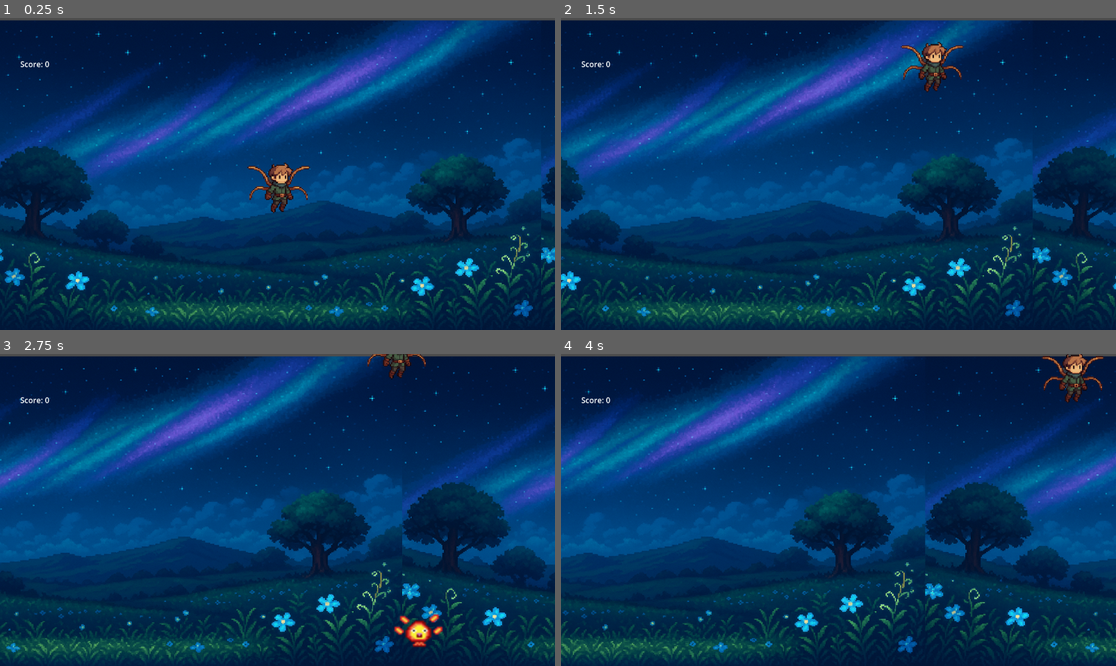
Above: before the commit, frames 1-4 (two rows, left to right).
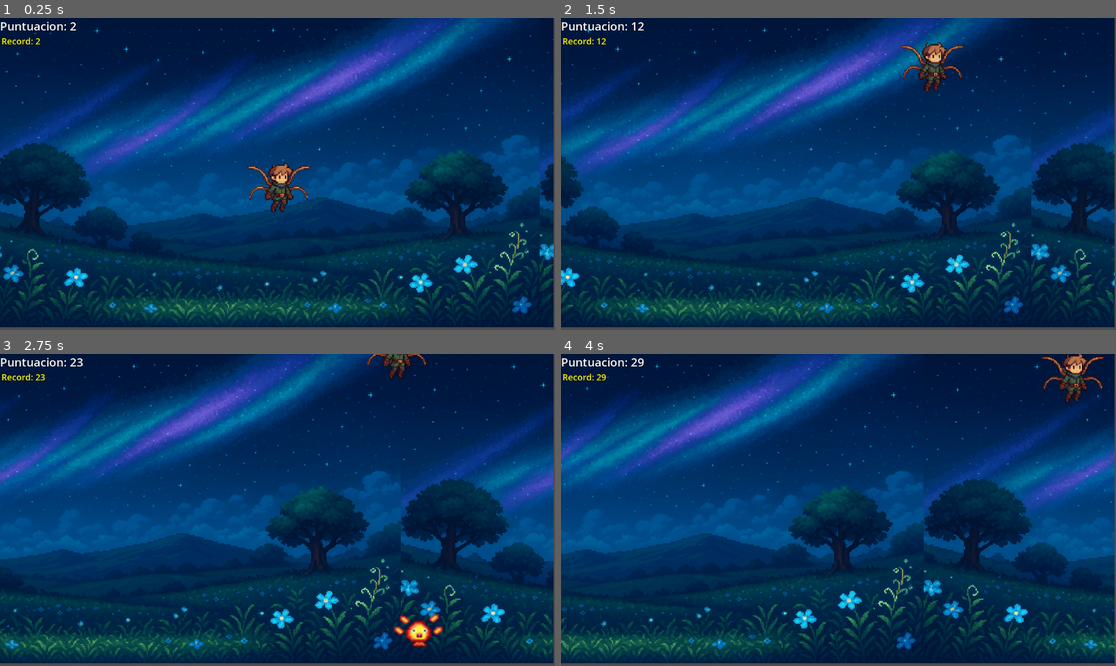
Above: after the commit, the same moments.

Repository: Pachuzo/ProjectP
Game: Godot game, scene res://main.tscn
Same seed, same stepped clock (60 frames per second), same inputs: the game is played once before the commit and once after it.
Inputs (mouse positions are in pixels of both pictures, inside the frame that each line leads up to):
- Up to frame 1 (0.25 s): no input
- Up to frame 2 (1.5 s): tap Enter (ui_accept) at 0.5, 0.77 s; move the mouse to (960, 158) at 0.52 s; hold Right (ui_right) 0.53-1.28 s; hold Space 0.53-1.28 s; click (960, 158) at 0.67 s; move the mouse to (727, 189) at 1.27 s; hold Left (ui_left) from 1.28 s (still down); tap Space at 1.35 s
- Up to frame 3 (2.75 s): tap Enter (ui_accept) at 1.52 s; move the mouse to (333, 441) at 2.02 s; release Left (ui_left) at 2.03 s; hold Right (ui_right) from 2.03 s (still down); hold Space from 2.03 s (still down)
- Up to frame 4 (4 s): move the mouse to (810, 572) at 2.77 s; release Space at 2.78 s; tap Space at 2.85 s; click (810, 572) at 2.92 s; tap Enter (ui_accept) at 3.02 s; release Right (ui_right) at 3.5 s; click "Ver anuncio y continuar" at 3.5 s

The runs differ from the first frame. In frame 1, 13% of the frame differs, in the area x 0-100%, y 0-100%; in frame 2, 13%; in frame 3, 13%; in frame 4, 13%.

Commit message:
añadir menu, high score, registro del high score, anuncio y mejoras de puntuacion

Diff:
--- a/GameOverMenu.tscn
+++ b/GameOverMenu.tscn
@@ -1,10 +1,20 @@
-[gd_scene load_steps=3 format=3 uid="uid://bqlnrw8liqyii"]
+[gd_scene load_steps=6 format=3 uid="uid://bqlnrw8liqyii"]
 
 [ext_resource type="Script" uid="uid://dmr55icd3m22o" path="res://canvas_layer.gd" id="1_gla7p"]
 
 [sub_resource type="LabelSettings" id="LabelSettings_gla7p"]
 font_size = 30
 font_color = Color(0.501961, 0, 0, 0.6)
+
+[sub_resource type="LabelSettings" id="LabelSettings_5e8aq"]
+font_color = Color(1, 1, 0.807843, 1)
+
+[sub_resource type="LabelSettings" id="LabelSettings_vuawn"]
+font_color = Color(1, 1, 0.164706, 1)
+
+[sub_resource type="LabelSettings" id="LabelSettings_d1n33"]
+line_spacing = 5.0
+paragraph_spacing = 1.0
 
 [node name="GameOverMenu" type="CanvasLayer"]
 process_mode = 2
@@ -68,3 +78,19 @@
 [node name="Button_GoMenu" type="Button" parent="ColorRect/CenterContainer/PanelContainer/Panel/VBoxContainer"]
 layout_mode = 2
 text = "Ir al menú"
+
+[node name="final_score_label" type="Label" parent="ColorRect/CenterContainer/PanelContainer/Panel/VBoxContainer"]
+layout_mode = 2
+label_settings = SubResource("LabelSettings_5e8aq")
+horizontal_alignment = 1
+vertical_alignment = 1
+
+[node name="high_score_label" type="Label" parent="ColorRect/CenterContainer/PanelContainer/Panel/VBoxContainer"]
+layout_mode = 2
+label_settings = SubResource("LabelSettings_vuawn")
+horizontal_alignment = 1
+vertical_alignment = 1
+
+[node name="new_record_label" type="Label" parent="ColorRect/CenterContainer/PanelContainer/Panel/VBoxContainer"]
+layout_mode = 2
+label_settings = SubResource("LabelSettings_d1n33")
--- /dev/null
+++ b/Sprites/score_manager.gd
@@ -0,0 +1 @@
+extends Node
--- /dev/null
+++ b/Sprites/score_manager.tscn
@@ -0,0 +1,6 @@
+[gd_scene load_steps=2 format=3 uid="uid://deq7t28hq7rj5"]
+
+[ext_resource type="Script" uid="uid://56hx25cb775v" path="res://score_manager.gd" id="1_ni4yf"]
+
+[node name="ScoreManager" type="Node"]
+script = ExtResource("1_ni4yf")
--- a/area_2d.gd
+++ b/area_2d.gd
@@ -33,6 +33,7 @@
 		# Imprimimos un mensaje en la consola para depuración.
 		print("Jugador colisionó con obstáculo")
 
+		ScoreManager.stop_scoring()  # Detiene el sumado de puntos
 		# Llamamos a la función show_game_over_menu() en el nodo principal llamado "Main".
 		# Esto muestra el menú de Game Over cuando el jugador pierde.
 		get_node("/root/Main").show_game_over_menu()
--- a/canvas_layer.gd
+++ b/canvas_layer.gd
@@ -1,40 +1,143 @@
-extends CanvasLayer  # Usa Node2D si no estás usando CanvasLayer
+extends CanvasLayer
 
+# REFERENCIAS A LOS BOTONES Y LABELS DE LA INTERFAZ
 @onready var continue_button = $ColorRect/CenterContainer/PanelContainer/Panel/VBoxContainer/Button_ContinueAdvertise
 @onready var restart_button = $ColorRect/CenterContainer/PanelContainer/Panel/VBoxContainer/Button_Restart
 @onready var menu_button = $ColorRect/CenterContainer/PanelContainer/Panel/VBoxContainer/Button_GoMenu
+@onready var final_score_label = $ColorRect/CenterContainer/PanelContainer/Panel/VBoxContainer/final_score_label
+@onready var high_score_label = $ColorRect/CenterContainer/PanelContainer/Panel/VBoxContainer/high_score_label
+@onready var new_record_label = $ColorRect/CenterContainer/PanelContainer/Panel/VBoxContainer/new_record_label
 
 func _ready():
-	hide()  # Ocultar el menú al iniciar
+	# Función que se ejecuta cuando el menú se carga
+	hide()  # Oculta el menú al inicio (solo se muestra cuando el juego termina)
 
-	continue_button.pressed.connect(_on_continue_pressed)
-	restart_button.pressed.connect(_on_restart_pressed)
-	menu_button.pressed.connect(_on_menu_pressed)
+	# DEBUG: Verificar que todos los nodos existen
+	print("=== INICIANDO MENÚ GAME OVER ===")
+	print("Continue Button: ", continue_button != null)
+	print("Restart Button: ", restart_button != null)
+	print("Menu Button: ", menu_button != null)
+	print("Final Score Label: ", final_score_label != null)
+	print("High Score Label: ", high_score_label != null)
+	print("New Record Label: ", new_record_label != null)
+
+	# CONECTAR SEÑALES DE LOS BOTONES A SUS FUNCIONES
+	continue_button.pressed.connect(_on_continue_pressed)  # Cuando se presiona Continuar
+	restart_button.pressed.connect(_on_restart_pressed)    # Cuando se presiona Reiniciar
+	menu_button.pressed.connect(_on_menu_pressed)          # Cuando se presiona Menú Principal
+
+	# Configurar el label de nuevo récord (inicialmente oculto)
+	if new_record_label != null:
+		new_record_label.hide()  # Oculta el mensaje de nuevo récord al inicio
+	else:
+		print("ERROR: NewRecordLabel no encontrado!")
 
 func show_menu():
-	show()
-	get_tree().paused = true
+	"""Función para mostrar el menú de Game Over"""
+	print("Mostrando menú de Game Over...")
+	show()                          # Hace visible el menú
+	get_tree().paused = true        # Pausa todo el juego
+
+	# Actualiza las puntuaciones en el menú
+	set_final_score(ScoreManager.get_score(), ScoreManager.get_high_score())
+
+func set_final_score(score: int, high_score: int):
+	"""Actualiza los labels con las puntuaciones finales"""
+
+	print("=== ACTUALIZANDO PUNTUACIONES ===")
+	print("Puntuación actual: ", score, " metros")
+	print("High Score: ", high_score, " metros")
+	print("Es nuevo récord: ", ScoreManager.is_new_record_achieved())
+	print("NewRecordLabel es null?: ", new_record_label == null)
+
+	# Actualizar label de puntuación actual
+	if final_score_label != null:
+		final_score_label.text = "Puntuacion: " + str(score)+ " metros"
+		print("Final Score Label actualizado")
+	else:
+		print("ERROR: FinalScoreLabel es null")
+
+	# Actualizar label de récord histórico
+	if high_score_label != null:
+		high_score_label.text = "Record: " + str(high_score) + " metros"
+		print("High Score Label actualizado")
+	else:
+		print("ERROR: HighScoreLabel es null")
+
+	# CONTROLAR MENSAJE DE NUEVO RÉCORD
+	if new_record_label != null:
+		# Verificar si en esta partida se consiguió nuevo récord
+		if ScoreManager.is_new_record_achieved():
+			print("¡NUEVO RÉCORD DETECTADO! Aplicando efectos...")
+			new_record_label.show()                    # Muestra el mensaje
+			new_record_label.text = "NEW RECORD!!"     # Establece el texto
+
+			# 🔥 APLICAR EFECTOS ESPECIALES
+			apply_record_effects()  # Llama a la función de efectos
+
+		else:
+			print("No es nuevo récord, ocultando label...")
+			new_record_label.hide()                    # Oculta el mensaje si no hay récord
+	else:
+		print("ERROR CRÍTICO: NewRecordLabel es null - No se puede mostrar efecto")
+
+func apply_record_effects():
+	"""Aplica efectos especiales al mensaje de nuevo récord"""
+
+	print("Iniciando efectos de nuevo récord...")
+
+	# VERIFICACIÓN EXTRA DE SEGURIDAD
+	if new_record_label == null:
+		print("ERROR: NewRecordLabel es null en apply_record_effects")
+		return  # Salir de la función si es null
+
+	# 1. RESETEAR PROPIEDADES ANTES DE ANIMAR
+	new_record_label.scale = Vector2(1, 1)          # Escala normal
+	new_record_label.modulate = Color(1, 1, 1, 1)   # Color normal, totalmente visible
+
+	# 2. CREAR UN TWEEN PARA ANIMACIONES SUAVES
+	var tween = create_tween()
+	tween.set_parallel(true)  # Hace que todas las animaciones ocurran al mismo tiempo
+
+	# 3. EFECTO DE ESCALA (crece y vuelve)
+	tween.tween_property(new_record_label, "scale", Vector2(1.8, 1.8), 0.8)
+	tween.tween_property(new_record_label, "scale", Vector2(1.3, 1.3), 0.6)
+
+	# 4. EFECTO DE COLOR DORADO INTERMITENTE
+	tween.tween_property(new_record_label, "modulate", Color(1, 0.2, 0.2, 1), 0.6)   # Rojo
+	tween.tween_property(new_record_label, "modulate", Color(1, 0.7, 0.1, 1), 0.6)   # Naranja
+	tween.tween_property(new_record_label, "modulate", Color(1, 1, 0.1, 1), 0.6)     # Amarillo
+	tween.tween_property(new_record_label, "modulate", Color(0.1, 1, 0.1, 1), 0.6)   # Verde
+	tween.tween_property(new_record_label, "modulate", Color(0.1, 0.1, 1, 1), 0.6)   # Azul
+	tween.tween_property(new_record_label, "modulate", Color(1, 0.9, 0.1, 1), 0.6)   # Dorado final
+	print("Efectos aplicados correctamente!")
 
 func _on_continue_pressed():
-	# Oculta el menú
-	hide()
+	"""Función llamada cuando se presiona el botón Continuar"""
+	print("Botón Continuar presionado")
+	hide()  # Oculta el menú de game over
 
-	# 🔥 Borra todos los obstáculos
+	# LIMPIAR OBSTÁCULOS DE LA PANTALLA
 	for obstacle in get_tree().get_nodes_in_group("obstacle"):
-		obstacle.queue_free()
+		obstacle.queue_free()  # Elimina todos los obstáculos existentes
 
-	# Espera 3 segundos antes de reanudar
+	# Esperar 3 segundos antes de reanudar el juego
 	await get_tree().create_timer(3).timeout
 
-	# Reanuda el juego
-	get_tree().paused = false
-
-	# Aquí se puede reactivar al jugador si lo habías desactivado
+	# REANUDAR EL JUEGO
+	get_tree().paused = false         # Quita la pausa del juego
+	ScoreManager.start_scoring()      # Reactiva el sumado de puntos
 
 func _on_restart_pressed():
-	get_tree().paused = false
-	get_tree().reload_current_scene()
+	"""Función llamada cuando se presiona el botón Reiniciar"""
+	print("Botón Reiniciar presionado")
+	#ScoreManager.reset_score()        # Reinicia la puntuación a cero
+	get_tree().paused = false         # Quita la pausa del juego
+	get_tree().reload_current_scene() # Recarga la escena actual (nueva partida)
 
 func _on_menu_pressed():
-	get_tree().paused = false
-	get_tree().change_scene_to_file("res://MainMenu.tscn")  # Cambia esta ruta si tienes otro menú principal
+	"""Función llamada cuando se presiona el botón Menú Principal"""
+	print("Botón Menú Principal presionado")
+	get_tree().paused = false         # Quita la pausa del juego
+	# Cambia a la escena del menú principal (asegúrate de que existe)
+	get_tree().change_scene_to_file("res://MainMenu.tscn")
--- a/main.gd
+++ b/main.gd
@@ -8,5 +8,16 @@
 	add_child(game_over_menu)
 	game_over_menu.hide()
 
+	# Reiniciar puntuación al empezar
+	ScoreManager.reset_score()
+	ScoreManager.start_scoring()
+
 func show_game_over_menu():
+# Detener el incremento de puntos
+	ScoreManager.stop_scoring()
+
+# Pasar la puntuación final al menú
+	game_over_menu.set_final_score(ScoreManager.get_score(), ScoreManager.get_high_score())
+
+# Mostrar menú de game over
 	game_over_menu.show_menu()
--- a/main.tscn
+++ b/main.tscn
@@ -9,6 +9,7 @@
 [ext_resource type="Script" uid="uid://ckgaedkgfsd7c" path="res://background.gd" id="4_5vw27"]
 [ext_resource type="PackedScene" uid="uid://c6jw32xx6e2qq" path="res://Obstacle.tscn" id="5_lquwl"]
 [ext_resource type="PackedScene" uid="uid://b56xxuo8iju01" path="res://flame.tscn" id="7_kek77"]
+[ext_resource type="Script" uid="uid://bg64ly0tuoj3b" path="res://score_display.gd" id="10_4c57u"]
 
 [sub_resource type="ShaderMaterial" id="ShaderMaterial_5vw27"]
 shader = ExtResource("2_272bh")
@@ -22,10 +23,10 @@
 
 [node name="Background" type="TextureRect" parent="."]
 material = SubResource("ShaderMaterial_5vw27")
-offset_left = -2.0
-offset_top = 5.0
-offset_right = 1152.0
-offset_bottom = 649.0
+offset_left = -5.0
+offset_top = -2.0
+offset_right = 1149.0
+offset_bottom = 642.0
 texture = ExtResource("2_7mycd")
 expand_mode = 1
 script = ExtResource("4_5vw27")
@@ -51,12 +52,15 @@
 debug_color = Color(0.831089, 0.160997, 0.86731, 0.42)
 metadata/_edit_group_ = true
 
-[node name="CanvasLayer" type="CanvasLayer" parent="."]
+[node name="ScoreDisplay" type="CanvasLayer" parent="."]
+script = ExtResource("10_4c57u")
 
-[node name="ScoreLaberl" type="Label" parent="CanvasLayer"]
-offset_left = 42.0
-offset_top = 70.0
-offset_right = 103.0
-offset_bottom = 122.0
-text = "Score: 0"
-vertical_alignment = 1
+[node name="ScoreLabel" type="Label" parent="ScoreDisplay"]
+offset_right = 40.0
+offset_bottom = 23.0
+
+[node name="HighScoreLabel" type="Label" parent="ScoreDisplay"]
+offset_left = 3.0
+offset_top = 35.0
+offset_right = 43.0
+offset_bottom = 58.0
--- a/obstacle_spawner.gd
+++ b/obstacle_spawner.gd
@@ -15,6 +15,8 @@
 func _process(delta):
 	# Reducimos el temporizador cada frame
 	timer -= delta
+
+
 
 	# Si se acabó el tiempo, generamos un nuevo obstáculo
 	if timer <= 0:
--- a/project.godot
+++ b/project.godot
@@ -15,6 +15,10 @@
 config/features=PackedStringArray("4.4", "Mobile")
 config/icon="res://icon.svg"
 
+[autoload]
+
+ScoreManager="*res://score_manager.gd"
+
 [global_group]
 
 obstacle=""
--- /dev/null
+++ b/score_display.gd
@@ -0,0 +1,52 @@
+
+extends CanvasLayer
+
+@onready var score_label = $ScoreLabel
+@onready var high_score_label = $HighScoreLabel
+
+func _ready():
+	setup_labels()
+
+	# Conectar las señales del ScoreManager
+	if ScoreManager:
+		ScoreManager.score_updated.connect(_on_score_updated)
+		ScoreManager.high_score_updated.connect(_on_high_score_updated)
+
+	# Mostrar valores iniciales
+	update_score_display(ScoreManager.get_score())
+	update_high_score_display(ScoreManager.get_high_score())
+
+func setup_labels():
+	# Configura correctamente la apariencia visual de los labels
+
+	# 1. Colores de texto (usa add_theme_color_override)
+	score_label.add_theme_color_override("font_color", Color.WHITE)
+	high_score_label.add_theme_color_override("font_color", Color.YELLOW)
+
+	# 2. Borde del texto - tamaño (numero entero)
+	score_label.add_theme_constant_override("outline_size", 2)
+	high_score_label.add_theme_constant_override("outline_size", 2)
+
+	# 3. Borde del texto - color (usa add_theme_color_override)
+	score_label.add_theme_color_override("font_outline_color", Color.BLACK)
+	high_score_label.add_theme_color_override("font_outline_color", Color.BLACK)
+
+	# 4. Tamanos de fuente
+	score_label.add_theme_font_size_override("font_size", 24)
+	high_score_label.add_theme_font_size_override("font_size", 18)
+
+	# Textos iniciales
+	score_label.text = "Puntuacion: 0"
+	high_score_label.text = "Record: 0"
+
+func _on_score_updated(nueva_puntuacion: int):
+	update_score_display(nueva_puntuacion)
+
+func _on_high_score_updated(nuevo_record: int):
+	update_high_score_display(nuevo_record)
+
+func update_score_display(puntuacion: int):
+	score_label.text = "Puntuacion: " + str(puntuacion)
+
+func update_high_score_display(record: int):
+	high_score_label.text = "Record: " + str(record)
--- /dev/null
+++ b/score_manager.gd
@@ -0,0 +1,89 @@
+extends Node
+
+
+# SEÑALES - Para comunicación entre nodos
+signal score_updated(score)           # Se emite cuando la puntuación cambia
+signal high_score_updated(high_score) # Se emite cuando hay nuevo récord
+signal new_record_achieved(score)     # Se emite específicamente cuando hay NUEVO récord
+
+# VARIABLES DE PUNTUACIÓN
+var score = 0                         # Puntuación actual del jugador
+var high_score = 0                    # Mejor puntuación histórica
+var score_timer = 0.0                 # Temporizador para controlar cuándo sumar puntos
+var score_interval = 0.1              # Cada 0.1 segundos suma 1 punto
+var is_active = true                  # Controla si el juego está sumando puntos
+var is_new_record = false             # Indica si en esta partida se batió récord
+
+func _ready():
+	# Función que se ejecuta cuando el nodo se carga
+	load_high_score()                  # Carga el récord guardado de partidas anteriores
+	print("Score Manager iniciado. High Score: ", high_score)  # Mensaje de depuración
+
+func _process(delta):
+	# Función que se ejecuta en cada frame (60 veces por segundo)
+
+	# Solo suma puntos si el scoring está activo Y el juego no está pausado
+	if is_active and not get_tree().paused:
+		score_timer += delta  # Aumenta el temporizador con el tiempo transcurrido
+
+		# Cuando el temporizador alcanza el intervalo definido...
+		if score_timer >= score_interval:
+			score_timer = 0.0  # Reinicia el temporizador
+			add_score(1)       # Suma 1 punto a la puntuación
+
+func add_score(points: int):
+	"""Función para añadir puntos a la puntuación actual"""
+	score += points                    # Suma los puntos a la puntuación actual
+	score_updated.emit(score)          # Avisa a otros nodos que la puntuación cambió
+
+	# VERIFICAR SI ES NUEVO RÉCORD
+	if score > high_score:
+		is_new_record = true           # Marca que esta partida tiene nuevo récord
+		high_score = score             # Actualiza el récord histórico
+		high_score_updated.emit(high_score)  # Avisa que el récord cambió
+		new_record_achieved.emit(score)      # Avisa específicamente que hay NUEVO récord
+		save_high_score()              # Guarda el nuevo récord en archivo
+
+func reset_score():
+	"""Reinicia la puntuación para una nueva partida"""
+	score = 0                          # Pone la puntuación actual a cero
+	score_timer = 0.0                  # Reinicia el temporizador
+	is_new_record = false              # Resetea la bandera de nuevo récord
+	score_updated.emit(score)          # Avisa que la puntuación se reinició
+
+func stop_scoring():
+	"""Detiene el incremento de puntos (cuando el juego termina)"""
+	is_active = false                  # Desactiva el sumado de puntos
+
+func start_scoring():
+	"""Reanuda el incremento de puntos (cuando el juego comienza)"""
+	is_active = true                   # Reactiva el sumado de puntos
+
+func load_high_score():
+	"""Carga el récord desde un archivo de guardado"""
+	# Verifica si existe el archivo de guardado
+	if FileAccess.file_exists("user://highscore.save"):
+		var file = FileAccess.open("user://highscore.save", FileAccess.READ)  # Abre archivo para lectura
+		high_score = file.get_32()      # Lee el número guardado (32 bits)
+		file.close()                    # Cierra el archivo
+	else:
+		high_score = 0                  # Si no existe archivo, récord es 0
+
+func save_high_score():
+	"""Guarda el récord en un archivo"""
+	var file = FileAccess.open("user://highscore.save", FileAccess.WRITE)  # Abre archivo para escritura
+	file.store_32(high_score)           # Guarda el número del récord (32 bits)
+	file.close()                        # Cierra el archivo
+	print("High Score guardado: ", high_score)  # Mensaje de confirmación
+
+func get_score() -> int:
+	"""Devuelve la puntuación actual"""
+	return score                        # Retorna el valor de la puntuación actual
+
+func get_high_score() -> int:
+	"""Devuelve el récord histórico"""
+	return high_score                   # Retorna el valor del récord histórico
+
+func is_new_record_achieved() -> bool:
+	"""Indica si en esta partida se consiguió nuevo récord"""
+	return is_new_record                # Retorna true si hay nuevo récord, false si no
Not shown, added: Sprites/score_manager.gd.uid
Not shown: 1 places in main.tscn that only renumber resources
Not shown, added: score_display.gd.uid
Not shown, added: score_manager.gd.uid
